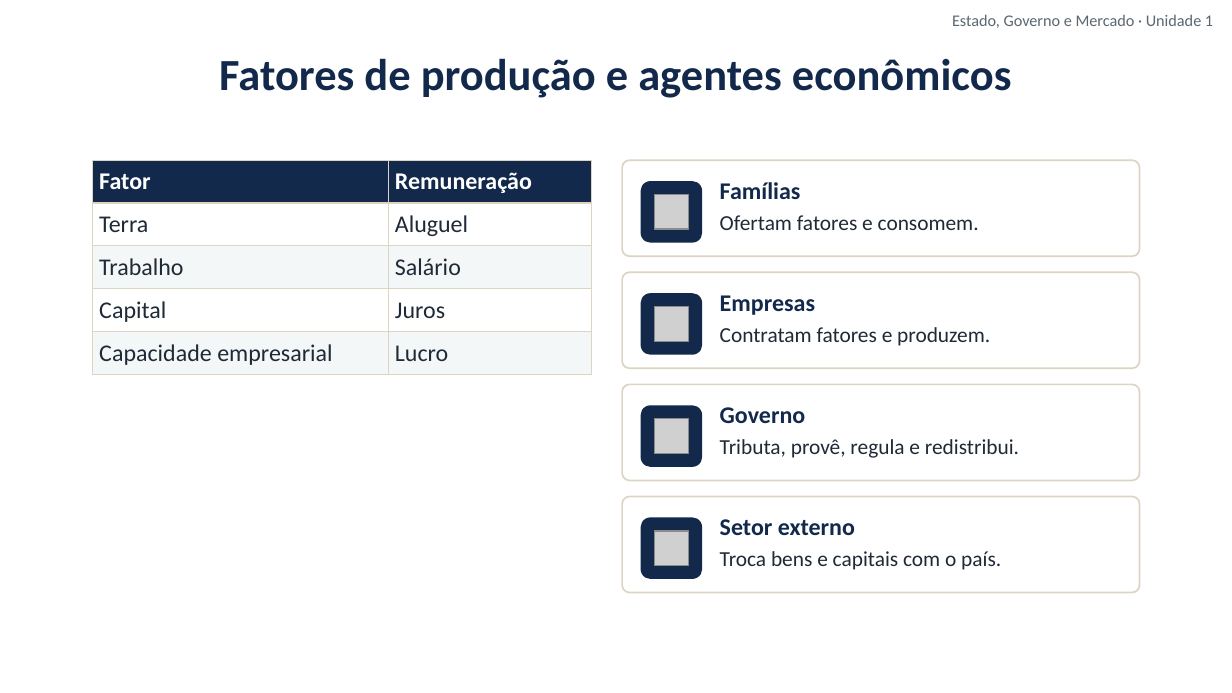
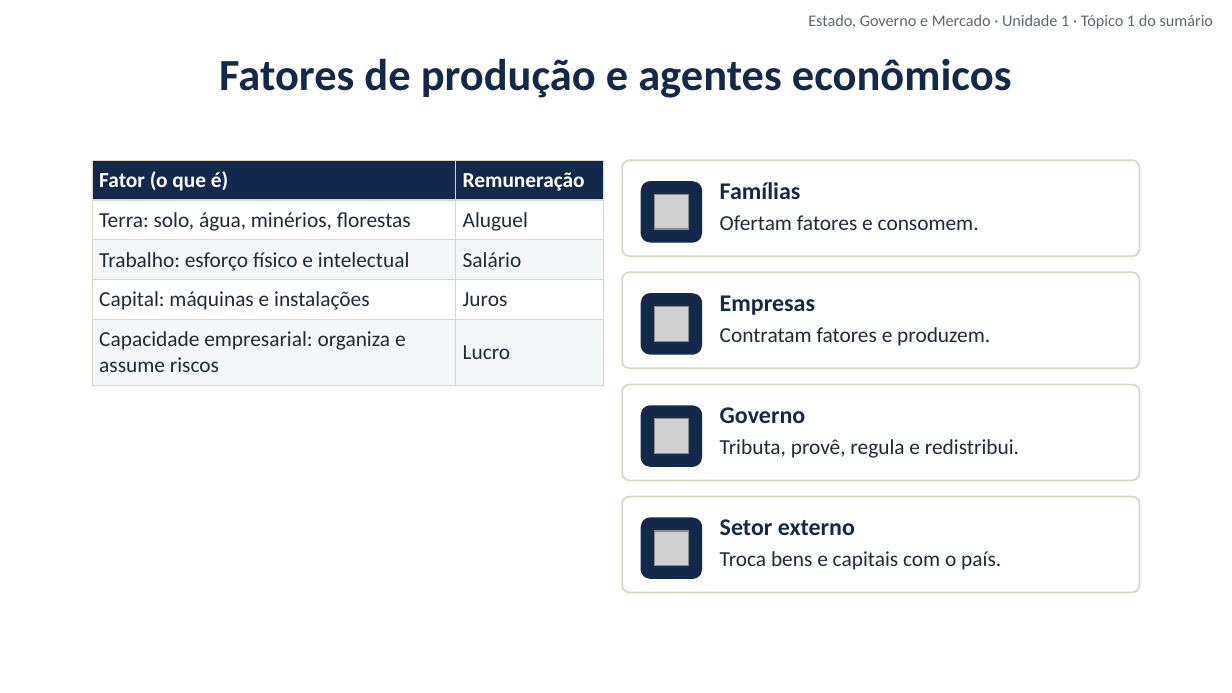
Before and after one commit to cleitonfranco74/gestao_publica, a slide deck: slide 8 of disciplina-01-estado-governo-mercado/materiais/01_Unidade_1_Introducao_a_Economia_Estado_Governo_Mercado.pptx. Drawn at 1232x693 pixels with LibreOffice and Linux fonts; fonts in the diff are those of the drawing; grey boxes stand for pictures; background and template pictures are left out. Boxes give left, top, right and bottom in pixels: in the first picture for what was removed or moved away, otherwise in the second. Text is boxed around its words. In the diff, an @@ line names an element or a change of style, - is before the commit and + after.

```diff
--- a/disciplina-01-estado-governo-mercado/materiais/01_Unidade_1_Introducao_a_Economia_Estado_Governo_Mercado.pptx
+++ b/disciplina-01-estado-governo-mercado/materiais/01_Unidade_1_Introducao_a_Economia_Estado_Governo_Mercado.pptx
@@ text at (808,14,1213,29): text changed @@
-Estado, Governo e Mercado · Unidade 1
+Estado, Governo e Mercado · Unidade 1 · Tópico 1 do sumário
@@ table at (92,160,604,376) @@
-row 1, column 1: Fator
+row 1, column 1: Fator (o que é)
-row 2, column 1: Terra
+row 2, column 1: Terra: solo, água, minérios, florestas
-row 3, column 1: Trabalho
+row 3, column 1: Trabalho: esforço físico e intelectual
-row 4, column 1: Capital
+row 4, column 1: Capital: máquinas e instalações
-row 5, column 1: Capacidade empresarial
+row 5, column 1: Capacidade empresarial: organiza e assume riscos
@@ size 14 to 12.5 pt in "Remuneração", "Aluguel", "Salário", "Juros" and 1 more places @@
@@ table: place and size @@
-table at (92,160,591,369)
+table at (92,160,604,376)
```
Also in this commit, not shown: 22 other slides changed, 2 slides added, 8 other files.
